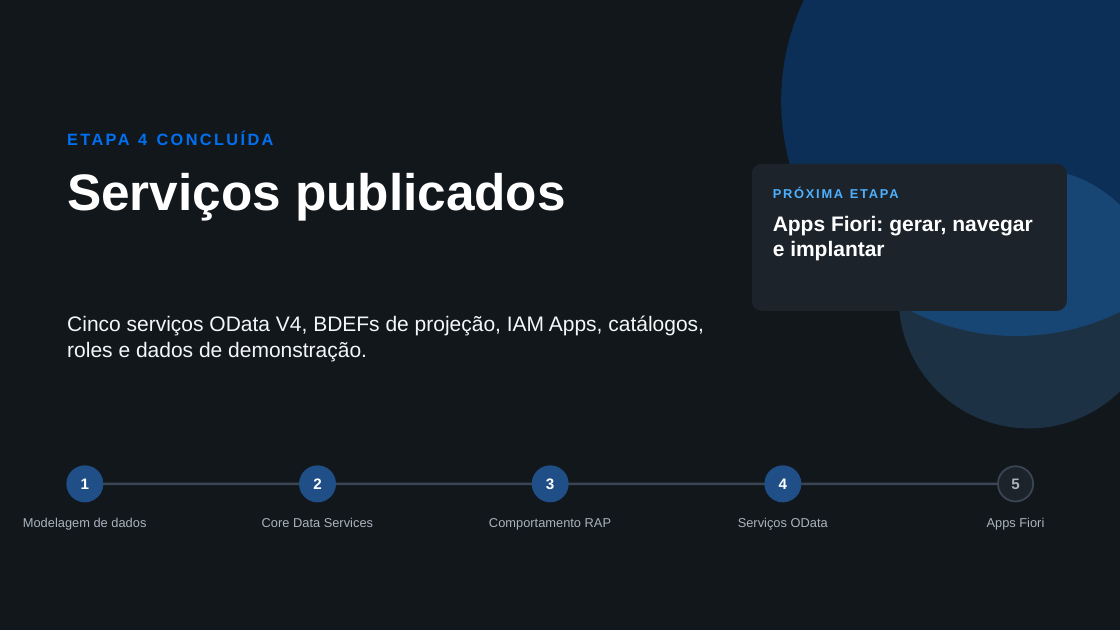
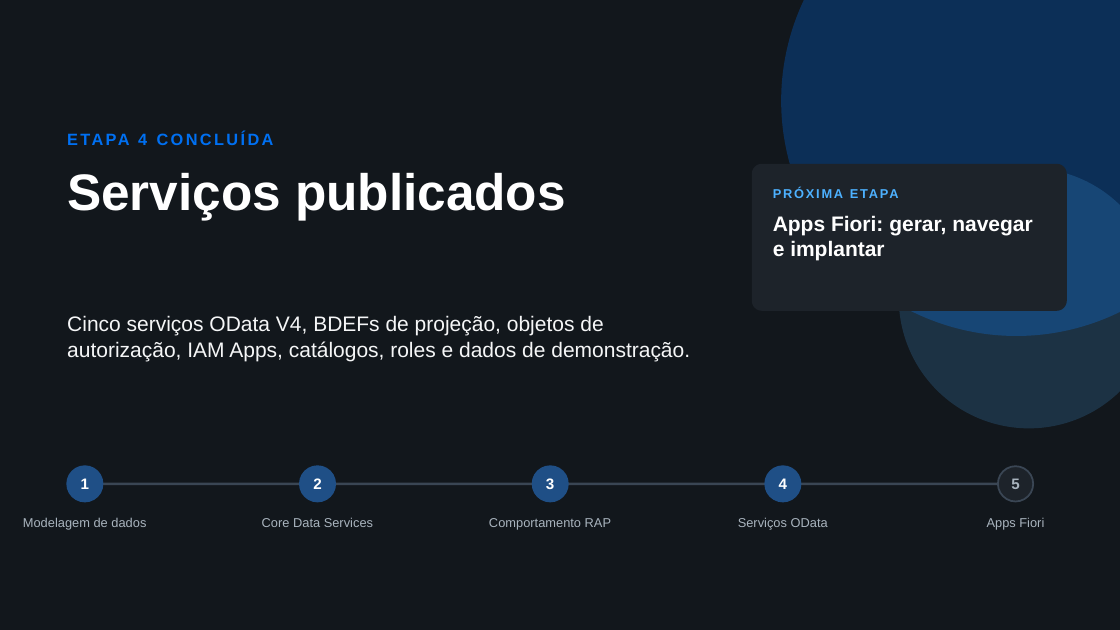
Before and after one commit to AdrianoBispo/sap-abap-rap-pedidos-de-compras-app, a slide deck: slide 22 of docs/apresentacoes/04-servicos-odata.pptx (slide 10 before the commit). Drawn at 1120x630 pixels with LibreOffice and Linux fonts; fonts in the diff are those of the drawing. Boxes give left, top, right and bottom in pixels: in the first picture for what was removed or moved away, otherwise in the second. Text is boxed around its words. In the diff, an @@ line names an element or a change of style, - is before the commit and + after.

```diff
--- a/docs/apresentacoes/04-servicos-odata.pptx
+++ b/docs/apresentacoes/04-servicos-odata.pptx
@@ text at bbox=[67, 315, 690, 361]: text changed @@
-Cinco serviços OData V4, BDEFs de projeção, IAM Apps, catálogos, roles e dados de demonstração.
+Cinco serviços OData V4, BDEFs de projeção, objetos de autorização, IAM Apps, catálogos, roles e dados de demonstração.
```
Also in this commit, not shown: 7 other slides changed, 12 slides added.
